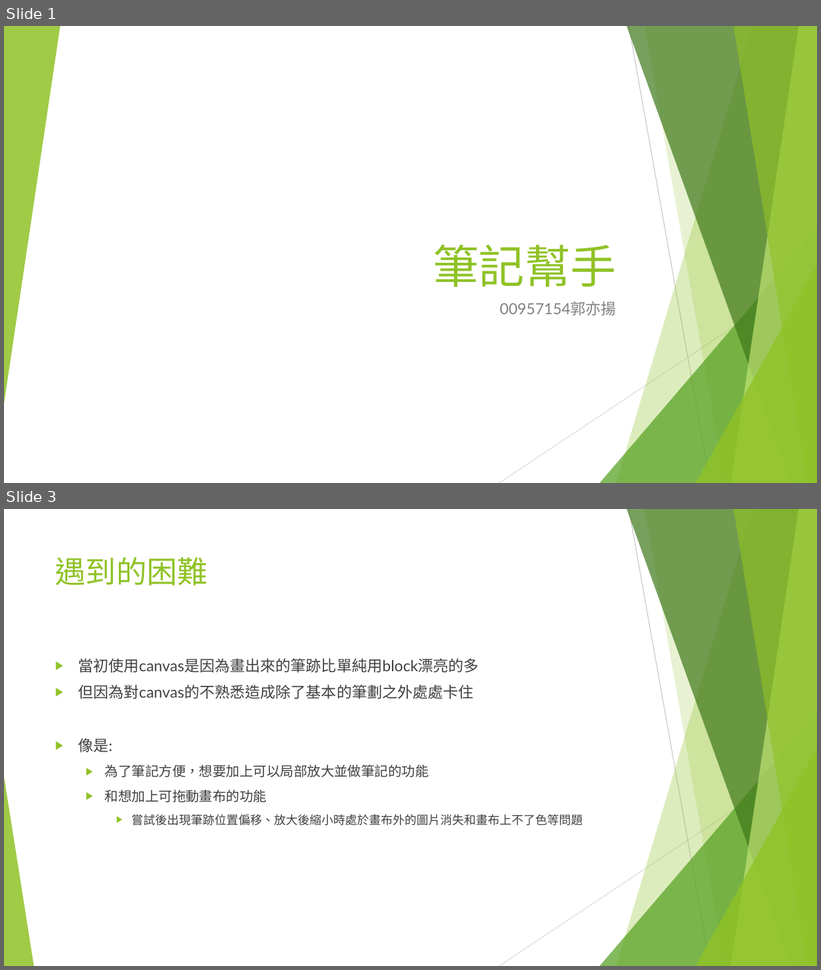
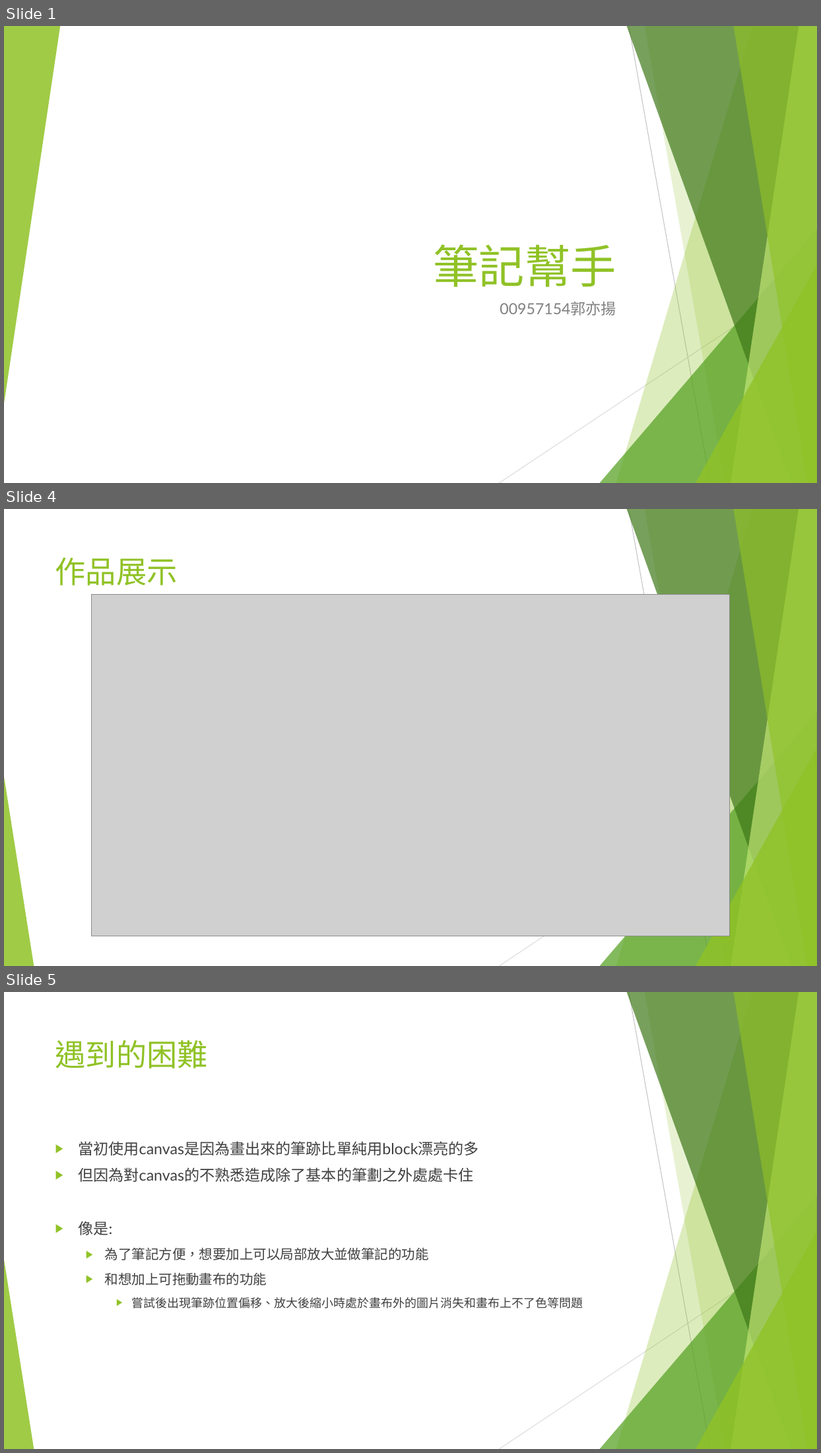
Before and after one commit to hoho030/00957154_note, a slide deck: 筆記幫手.pptx. Shown one above the other, each under a label of ours: slides 1 and 3 before the commit, slides 1, 4 and 5 after it; the slides between them are not shown. The pictures are 821x970 and 821x1453 pixels, drawn with LibreOffice and Linux fonts; fonts in the diff are those of the drawing; grey boxes stand for pictures. Boxes give left, top, right and bottom in pixels: in the first picture for what was removed or moved away, otherwise in the second. Text is boxed around its words. In the diff, an @@ line names an element or a change of style, - is before the commit and + after.

```diff
--- a/筆記幫手.pptx
+++ b/筆記幫手.pptx
@@ slide 4 added at [4,509,817,966], background #FFFFFF; not listed: 10 template elements that a slide beside it also shows @@
@@ title added at [55,557,178,586], 36 pt, text #90C226 @@
+作品展示
@@ picture added at [91,594,730,936] @@
@@ what was slide 3 is now slide 5 @@
```
Also in this commit, not shown: 1 slide changed, 1 other slide added.
